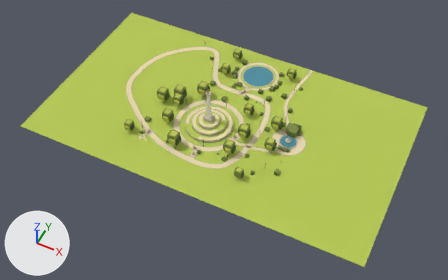
Before and after pictures for a commit that changed the glTF model newcity/chunk_-1_-1.glb.
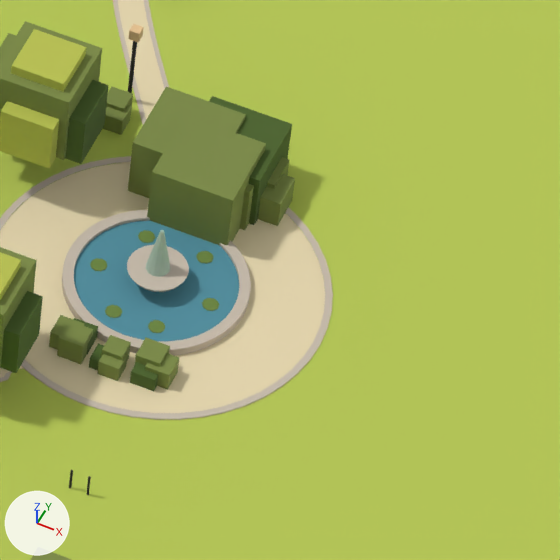
Old and new are each drawn whole from a 50 mm camera at (48.5, -135.2, 188.1) aimed at (-27.1, 16.0, -0.9) and again close up on the part from 61% to 73% of the width and 41% to 61% of the height. Arrows for +X, +Y and +Z are at lower left; the lights stay in place. The older version's two pictures come first. Vertices at exactly the same position are counted once.

The older version as bpy lines, for what is in view:
```python
me_ftped_brewer_fountain = bpy.data.meshes.new('ftped_brewer_fountain')
me_ftped_brewer_fountain.from_pydata(...)  # 224 vertices, 412 faces; spans x -5.72..-0.19, y 23.06..28.11, z 0.0..3.45
# faces by material slot: [152, 44, 216]
me_ftped_brewer_fountain.materials.append(mat_nc_stone)  # light grey #c8bcac
me_ftped_brewer_fountain.materials.append(mat_nc_ripple)  # light grey #adc5b6
me_ftped_brewer_fountain.materials.append(mat_nc_lily)  # green #6c873d
me_lawn_common_lawn = bpy.data.meshes.new('lawn_common_lawn')
me_lawn_common_lawn.from_pydata(...)  # 5270 vertices, 8308 faces; spans x -105.5..42.5, y -15.6..70.6, z 0.0..0.2
# faces by material slot: [12, 5566, 2730]
me_lawn_common_lawn.materials.append(mat_nc_lawn)  # green #b6c852
me_lawn_common_lawn.materials.append(mat_nc_path_cream)  # beige #e7d8af
me_lawn_common_lawn.materials.append(mat_nc_kerb)  # light grey #c8bcac
me_trunk3 = bpy.data.meshes.new('trunk3')
me_trunk3.from_pydata(...)  # 1944 vertices, 2980 faces; spans x -65.0..0.6, y -1.0..64.2, z 0.0..7.0
# faces by material slot: [448, 1308, 852, 372]
me_trunk3.materials.append(mat_nc_trunk)  # brown #7a4a2e
me_trunk3.materials.append(mat_nc_canopy_mid)  # green #7b8a44
me_trunk3.materials.append(mat_nc_canopy_dark)  # dark green #4a6326
me_trunk3.materials.append(mat_nc_canopy_light)  # yellow #b9c14f
ob_chunk__1__1__fountain = bpy.data.objects.new('chunk_-1_-1__fountain', me_ftped_brewer_fountain)
ob_chunk__1__1__fountain.location = (0.0, 0.0, 0.0)
ob_chunk__1__1__ground = bpy.data.objects.new('chunk_-1_-1__ground', me_lawn_common_lawn)
ob_chunk__1__1__ground.location = (0.0, 0.0, 0.0)
ob_chunk__1__1__tree = bpy.data.objects.new('chunk_-1_-1__tree', me_trunk3)
ob_chunk__1__1__tree.location = (0.0, 0.0, 0.0)
# also in view: 'chunk_-1_-1__water' at (-18.1, 42.4, 0.1)
```
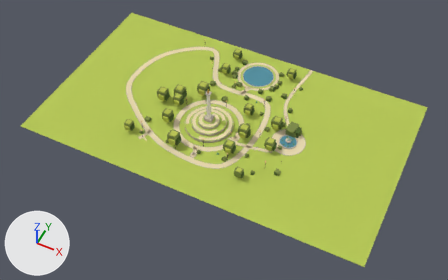
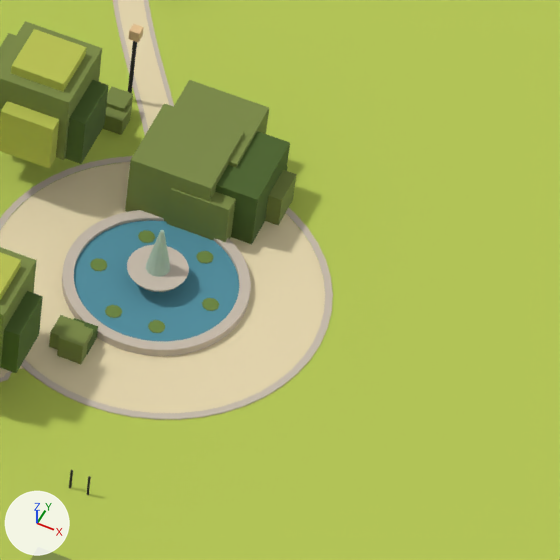
Edits to the scene script, one JSON object a line:
```json
{"block": "me_trunk3", "where": "# used by ob_chunk__1__1__tree; location = (0.0, 0.0, 0.0)"}
{"op": "remove", "block": "me_trunk3", "code": "me_trunk3.from_pydata(...)  # 1944 vertices, 2980 faces; spans x -65.0..0.6, y -1.0..64.2, z 0.0..7.0"}
{"op": "add", "block": "me_trunk3", "code": "me_trunk3.from_pydata(...)  # 1896 vertices, 2908 faces; spans x -65.0..0.6, y -1.0..64.2, z 0.0..7.0"}
{"block": "me_trunk3", "change": "me_trunk3 part 1: the loose piece of 8 vertices spanning x -4.2..-0.6, y 30.5..34.0, z 0.0..2.9 is moved by (-1.1, 0.3, 0.1), in mat_nc_canopy_mid (green #7b8a44)"}
{"block": "me_trunk3", "change": "me_trunk3 part 2: the loose piece of 8 vertices spanning x -4.6..-1.1, y 28.6..32.2, z 0.0..3.3 is moved by (-1.0, 0.2, 0.0)"}
{"block": "me_trunk3", "change": "me_trunk3 part 3: the loose piece of 8 vertices spanning x -3.9..-1.3, y 28.8..31.3, z 0.0..2.3 is moved by (0.1, 0.0, 0.1)"}
{"block": "me_trunk3", "change": "me_trunk3 part 4: the loose piece of 8 vertices spanning x -1.4..0.2, y 30.9..32.5, z 0.0..1.5 is moved by (0.0, 0.0, 0.1)"}
{"block": "me_trunk3", "change": "me_trunk3 part 5: the loose piece of 8 vertices spanning x -6.0..-2.5, y 30.0..33.5, z 0.0..3.1 is moved by (2.1, -0.5, -0.1), in mat_nc_canopy_dark (dark green #4a6326)"}
{"block": "me_trunk3", "change": "me_trunk3 part 6: 7 loose pieces with 56 vertices, spanning x -3.7..-0.3, y 20.3..33.2, z 0.0..1.7, are deleted"}
{"block": "me_trunk3", "change": "me_trunk3 part 7"}
{"block": "me_trunk3", "change": "7 vertices are removed from x -3.4..-0.9, y 30.1..32.6, z 0.0..2.5"}
{"block": "me_trunk3", "change": "12 faces are deleted"}
{"block": "me_trunk3", "change": "7 vertices are added at x -3.5..-0.9, y 30.1..32.7, z 0.0..2.1"}
{"block": "me_trunk3", "change": "12 new faces join them, mat_nc_canopy_dark (dark green #4a6326)"}
{"block": "me_trunk3", "change": "other edits to the shape of me_trunk3 do not show in these pictures"}
```

Changed parts and their boxes [x1, y1, x2, y2] in the close-ups (560 x 560 px; the box of a moved part takes in the faces that stretch with it):
```json
{"object": "chunk_-1_-1__tree", "change": "reshaped", "before": [0, 21, 295, 560], "after": [0, 21, 297, 560]}
{"part": 1, "of": "me_trunk3", "change": "moved or reshaped", "before": [209, 96, 292, 225], "after": [174, 80, 269, 167]}
{"part": 2, "of": "me_trunk3", "change": "moved or reshaped", "before": [147, 115, 266, 245], "after": [125, 103, 244, 222]}
{"part": 3, "of": "me_trunk3", "change": "moved or reshaped", "after": [167, 188, 236, 242], "on screen": "not visible before"}
{"part": 4, "of": "me_trunk3", "change": "moved or reshaped", "before": [258, 174, 295, 226], "after": [265, 170, 297, 225]}
{"part": 5, "of": "me_trunk3", "change": "moved or reshaped", "before": [128, 86, 246, 198], "after": [216, 131, 290, 244]}
{"part": 6, "of": "me_trunk3", "change": "deleted", "before": [89, 157, 290, 391]}
{"part": 7, "of": "me_trunk3", "change": "moved or reshaped", "before": [240, 184, 254, 230], "on screen": "not visible afterwards"}
```
